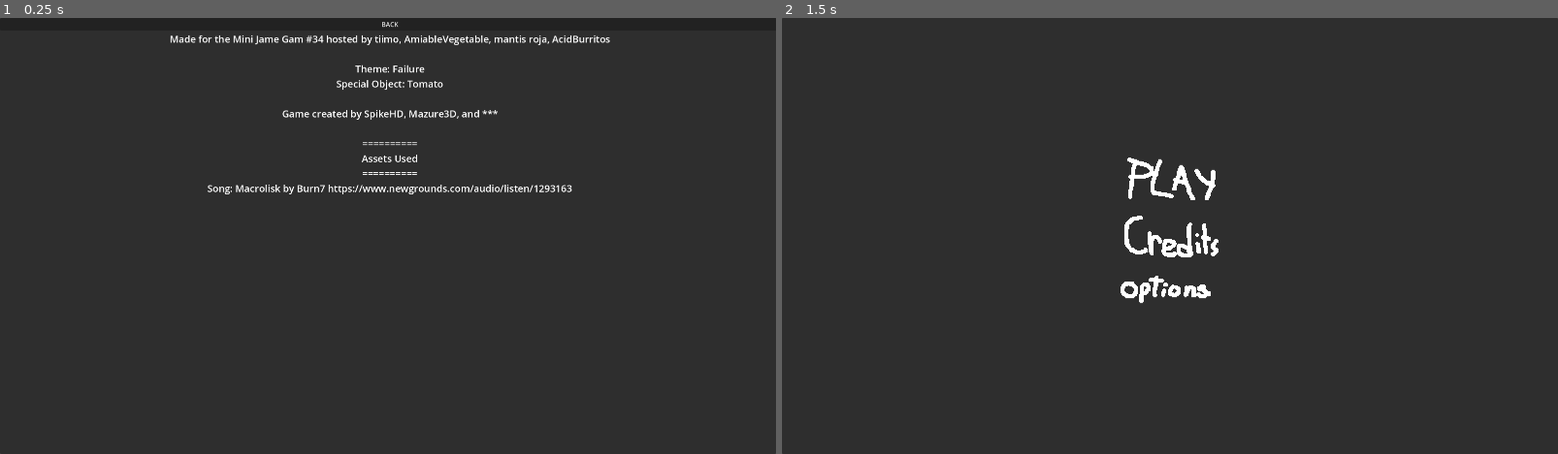
Above: before the commit, frames 1-2 (left to right).
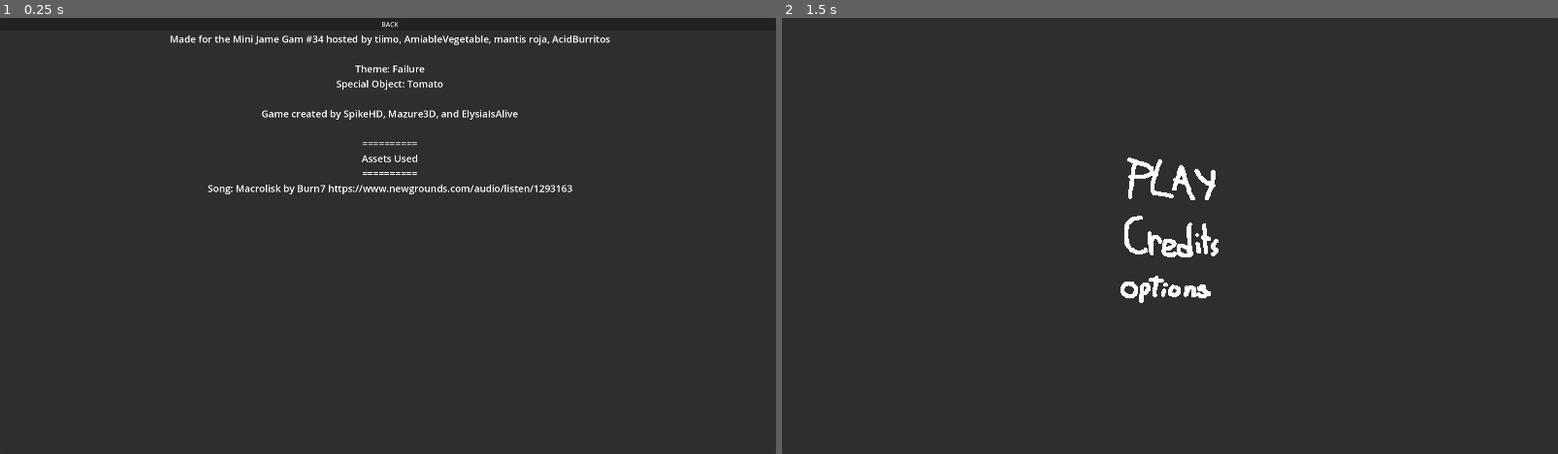
Above: after the commit, the same moments.

Repository: Quarticore/UntitledTomatoGame
Game: Godot game, scene res://scenes/credits_menu.tscn
Same seed, same stepped clock (60 frames per second), same inputs: the game is played once before the commit and once after it. This scene is started directly instead of the project's main scene.
Inputs (mouse positions are in pixels of both pictures, inside the frame that each line leads up to):
- Up to frame 1 (0.25 s): no input
- Up to frame 2 (1.5 s): tap Enter at 0.5 s; move the mouse to (1340, 214) at 0.52 s; hold D (InputRight) 0.53-1.25 s; click (1340, 214) at 0.6 s; click "BACK" at 1.25 s

The runs differ from the first frame. In frame 1, 0.6% of the frame differs, in the area x 26-74%, y 21-41%; in frame 2, nothing differs.
Error in both runs: Attempt to call function 'set_stage' in base 'null instance' on a null instance. (res://assets/scripts/game_manager.gd:15)

Commit message:
Add name to credits

Diff:
--- a/scenes/credits_menu.tscn
+++ b/scenes/credits_menu.tscn
@@ -48,7 +48,7 @@
 Theme: Failure
 Special Object: Tomato
 
-Game created by SpikeHD, Mazure3D, and ***
+Game created by SpikeHD, Mazure3D, and ElysiaIsAlive
 
 ==========
 Assets Used
